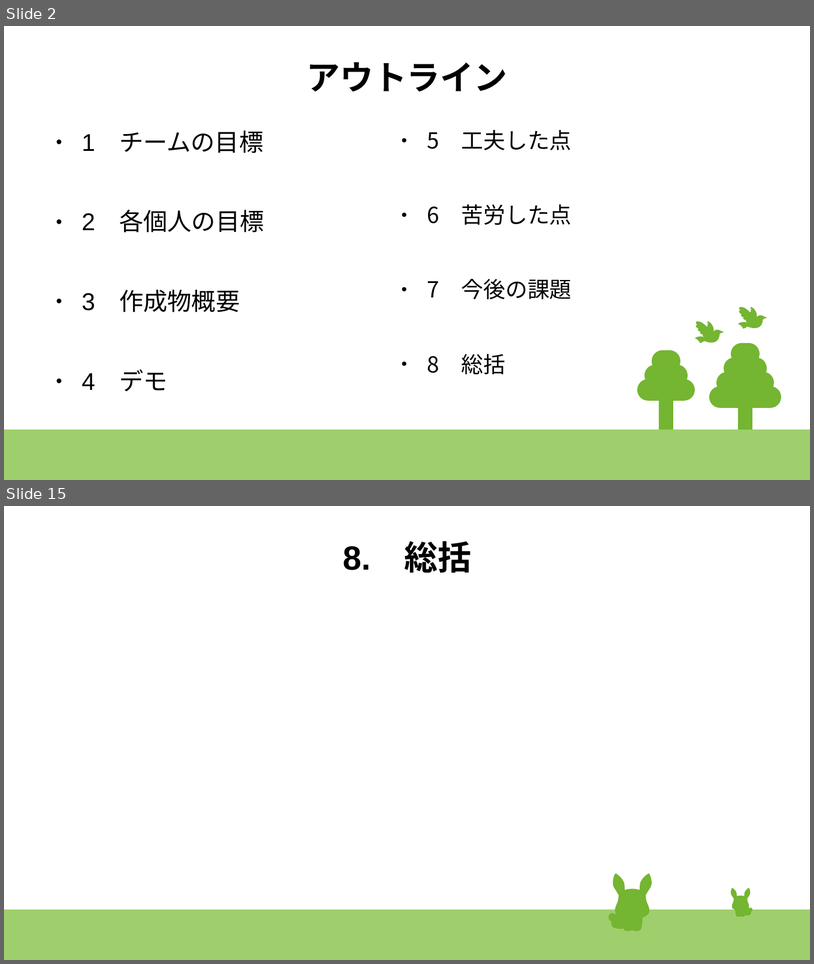
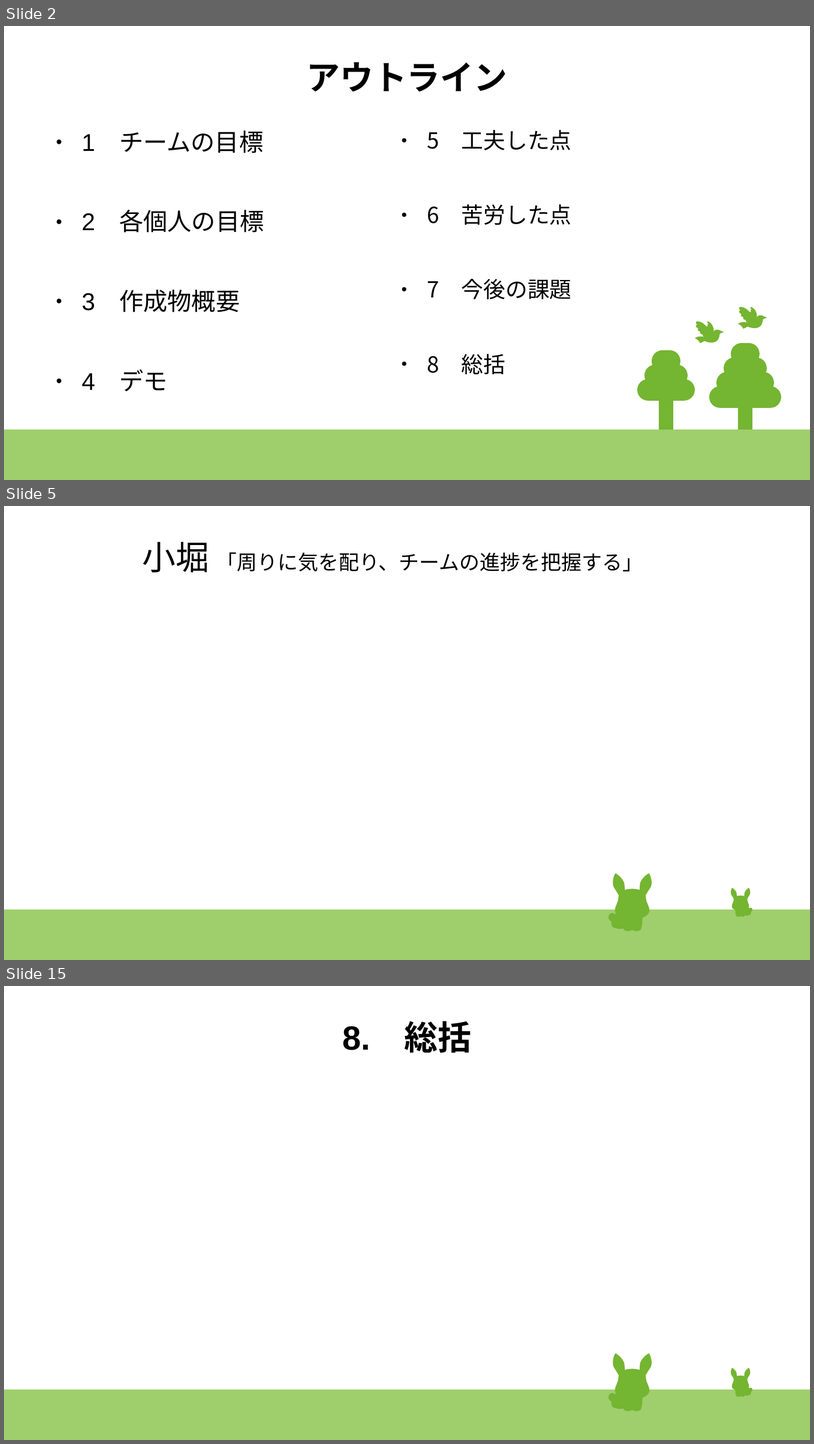
Before and after one commit to 17bd089s/shopping, a slide deck: document/発表スライド改.odp. Shown one above the other, each under a label of ours: slides 2 and 15 before the commit, slides 2, 5 and 15 after it; the slides between them are not shown. The pictures are 814x964 and 814x1444 pixels, drawn with LibreOffice and Linux fonts; fonts in the diff are those of the drawing. Boxes give left, top, right and bottom in pixels: in the first picture for what was removed or moved away, otherwise in the second. Text is boxed around its words. In the diff, an @@ line names an element or a change of style, - is before the commit and + after.

```diff
--- a/document/発表スライド改.odp
+++ b/document/発表スライド改.odp
@@ slide 5 added at (x1=4, y1=506, x2=810, y2=960), background #FFFFFF; not listed: 47 template elements that a slide beside it also shows @@
@@ title added at (x1=143, y1=541, x2=643, y2=573), 20 pt, text #000000 @@
+小堀 「周りに気を配り、チームの進捗を把握する」
```
Also in this commit, not shown: 11 slides changed, 1 other slide added, 2 slides removed.
